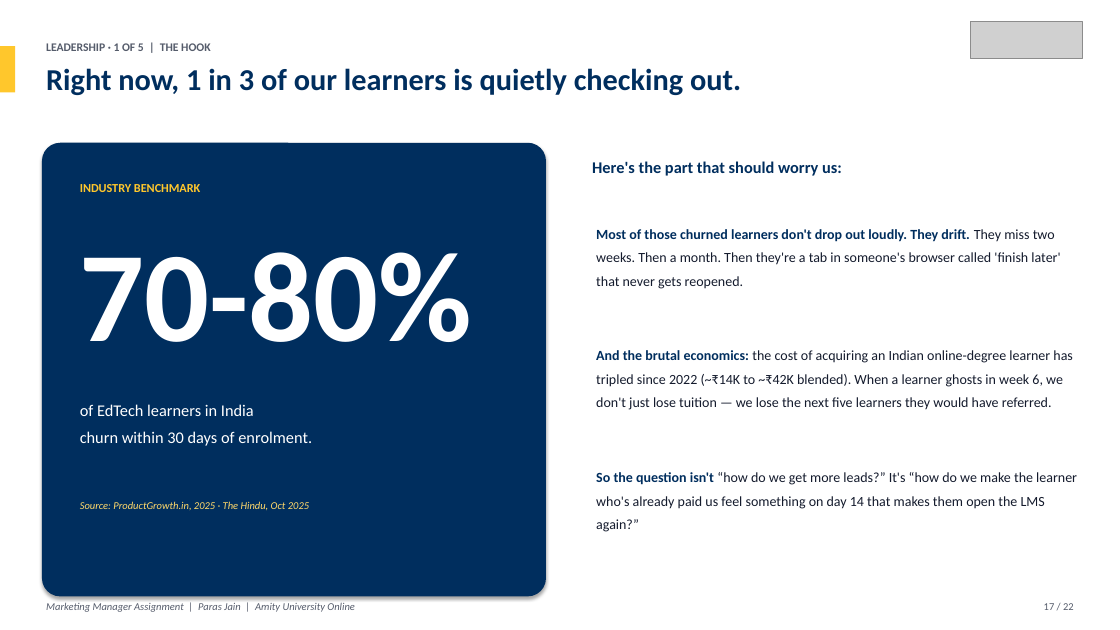
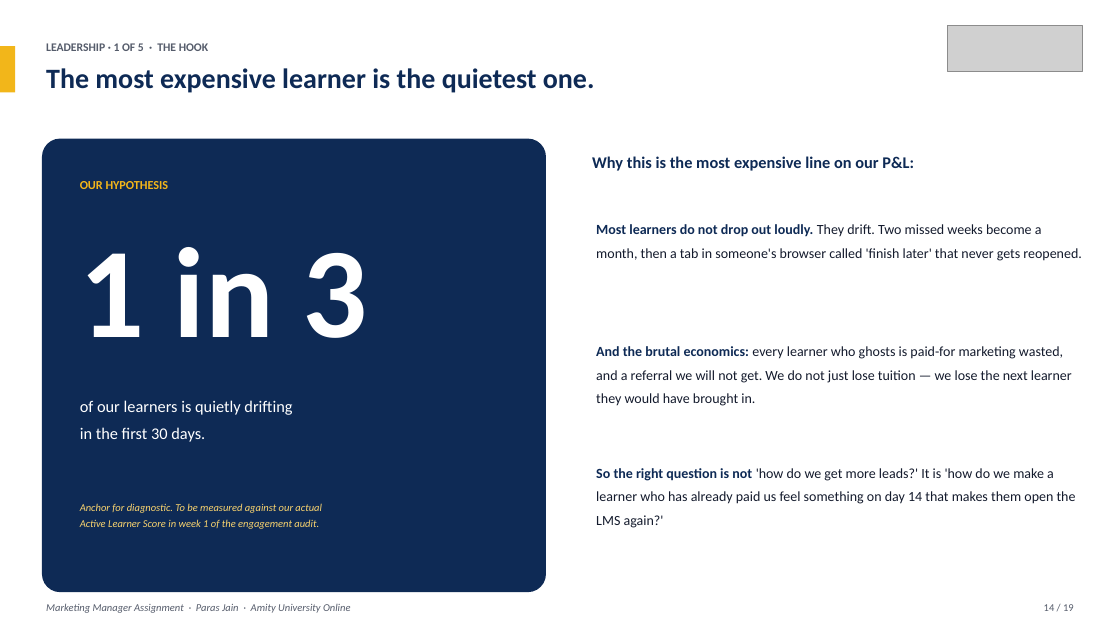
Before and after one commit to parasjain10/amity-marketing-manager-assignment, a slide deck: slide 14 of Amity_Online_Marketing_Manager_Assignment_Paras_Jain.pptx (slide 17 before the commit). Drawn at 1120x630 pixels with LibreOffice and Linux fonts; fonts in the diff are those of the drawing; grey boxes stand for pictures. Boxes give left, top, right and bottom in pixels: in the first picture for what was removed or moved away, otherwise in the second. Text is boxed around its words. In the diff, an @@ line names an element or a change of style, - is before the commit and + after.

Commit message:
Rewrite deck for realism, verifiable facts, and phased <=Rs1cr asks
Major changes after author review:
- Replace logo with the official Amity University Online lockup. On dark
  backgrounds the logo sits on a white rounded plate so the navy text
  remains legible.
- Update learner count from 80,000+ to 2,50,000+ (current official figure
  on amityonline.com).
- Remove fabricated industry statistics and citations (ProductGrowth.in,
  mbaken.com, edinindia.com, Mailmodo benchmark, US 28% retention pilot).
  Where a number stays, it is now labelled "modelled, to be validated".
- Remove name-dropped hiring partners and celebrity speakers we cannot
  guarantee. Replace with "select hiring partners" / "in-house faculty".
- Replace fictional employee "Aastha Sehgal" in launch email with the
  Amity Online Marketing team. LinkedIn post stays signed by Mr. Ajit
  Chauhan, who is the actual Chairman of Amity University Online.
- Reframe the leadership ask. Original asked for one big budget; now
  three phases, each <= Rs 1 crore, each gated on prior outcomes:
    - Phase 1 (days 0-90, <=Rs 85L): diagnose + small pilots
    - Phase 2 (months 4-9, <=Rs 95L): scale what worked
    - Phase 3 (months 10-12, <=Rs 90L): institutionalise
  Total ~Rs 2.7 cr, never asked together.
- Shrink Amity Ignite from 4 batches/year * 400 learners to a Cohort 0
  pilot: 1 day, 100 learners, on the existing Noida campus, no flights,
  no embroidered jackets, no celebrity speakers. ~Rs 35L pilot cost.
- Add a Plain-English Glossary card on the approach slide. Every
  acronym in the deck is defined in one place (CAC, LTV, NPS, KPI,
  LMS, AMA, MAU, MQL).
- Name the marketing frameworks I am using on the approach slide:
  Jobs-to-be-Done, AARRR funnel, 70-20-10 budget rule, North Star
  Metric (Active Learner Score), Sean Ellis 'Aha Moment'.
- Tighten brochure from 12 to 8 pages. Drop physical mailing of jacket
  buttons; physical print only at on-campus events. Costed at ~Rs 35
  per brochure.
- Each of the five new initiatives (Onboard 7-Day Sprint, Ignite Cohort
  0, Champions, Cohort Circles, Capstone-to-Career) now carries cost in
  lakhs, KPI, owner, and a kill-criterion.
- Combine community + advocacy + referrals into one connected slide.
- Plain language throughout (target: a class-11 student can follow
  every slide without prior marketing context).

```diff
--- a/Amity_Online_Marketing_Manager_Assignment_Paras_Jain.pptx
+++ b/Amity_Online_Marketing_Manager_Assignment_Paras_Jain.pptx
@@ picture: place and size @@
-picture at <box>970,21,1082,59</box>
+picture at <box>948,25,1082,71</box>
@@ rectangle at <box>0,46,15,92</box>: fill #FFC72C to #F2B61A @@
@@ text at <box>46,43,208,51</box>: text changed @@
-LEADERSHIP · 1 OF 5 | THE HOOK
+LEADERSHIP · 1 OF 5 · THE HOOK
@@ text at <box>46,68,595,93</box>: text changed; size 26 to 24 pt; text colour #002E5E to #0E2A55 @@
-Right now, 1 in 3 of our learners is quietly checking out.
+The most expensive learner is the quietest one.
@@ rounded rectangle: place and size @@
-rounded rectangle at <box>42,143,546,597</box>
+rounded rectangle at <box>42,139,546,592</box>
@@ rounded rectangle at <box>42,139,546,592</box>: fill #002E5E to #0E2A55; shadow off @@
@@ text removed at <box>592,161,842,176</box> @@
-Here's the part that should worry us:
@@ text added at <box>592,156,914,171</box>, 14 pt, text #0E2A55, bold @@
+Why this is the most expensive line on our P&L:
@@ text removed at <box>80,184,200,192</box> @@
-INDUSTRY BENCHMARK
@@ text added at <box>80,181,169,189</box>, 10.5 pt, text #F2B61A, bold @@
+OUR HYPOTHESIS
@@ text at <box>596,224,1081,261</box>: text changed @@
-Most of those churned learners don't drop out loudly. They drift. They miss two weeks. Then a month. Then they're a tab in someone's browser called 'finish later' that never gets reopened.
+Most learners do not drop out loudly. They drift. Two missed weeks become a month, then a tab in someone's browser called 'finish later' that never gets reopened.
@@ text at <box>80,247,368,338</box>: text changed @@
-70-80%
+1 in 3
@@ text at <box>596,346,1072,383</box>: text changed @@
-And the brutal economics: the cost of acquiring an Indian online-degree learner has tripled since 2022 (~₹14K to ~₹42K blended). When a learner ghosts in week 6, we don't just lose tuition — we lose the next five learners they would have referred.
+And the brutal economics: every learner who ghosts is paid-for marketing wasted, and a referral we will not get. We do not just lose tuition — we lose the next learner they would have brought in.
@@ text at <box>80,400,292,442</box>: text changed @@
-of EdTech learners in India
-churn within 30 days of enrolment.
+of our learners is quietly drifting
+in the first 30 days.
@@ text at <box>596,468,1076,528</box>: text changed @@
-So the question isn't “how do we get more leads?” It's “how do we make the learner who's already paid us feel something on day 14 that makes them open the LMS again?”
+So the right question is not 'how do we get more leads?' It is 'how do we make a learner who has already paid us feel something on day 14 that makes them open the LMS again?'
@@ text at <box>80,503,322,529</box>: text changed; text colour #FFD96B to #F8D36F @@
-Source: ProductGrowth.in, 2025 · The Hindu, Oct 2025
+Anchor for diagnostic. To be measured against our actual
+Active Learner Score in week 1 of the engagement audit.
@@ text at <box>46,604,351,613</box>: text changed @@
-Marketing Manager Assignment | Paras Jain | Amity University Online
+Marketing Manager Assignment · Paras Jain · Amity University Online
@@ text at <box>1044,604,1074,611</box>: text changed @@
-17 / 22
+14 / 19
```
Also in this commit, not shown: 11 other slides changed, 7 slides added, 10 slides removed.
